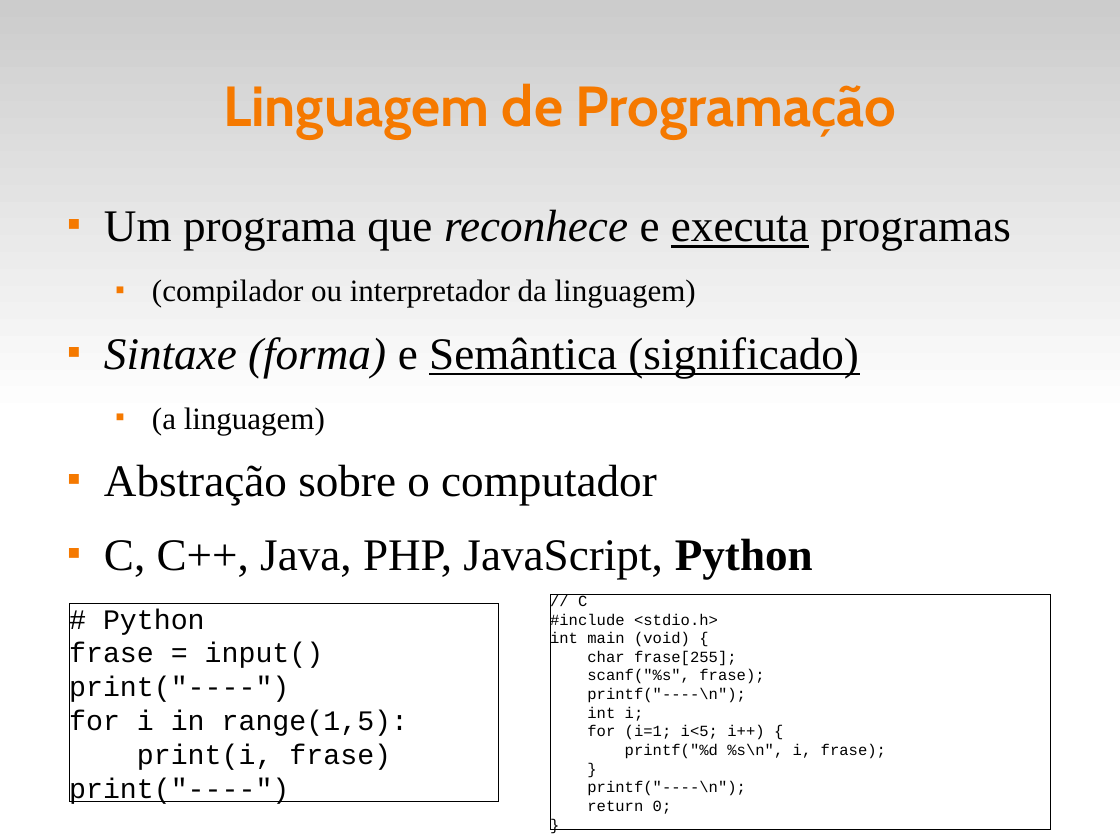
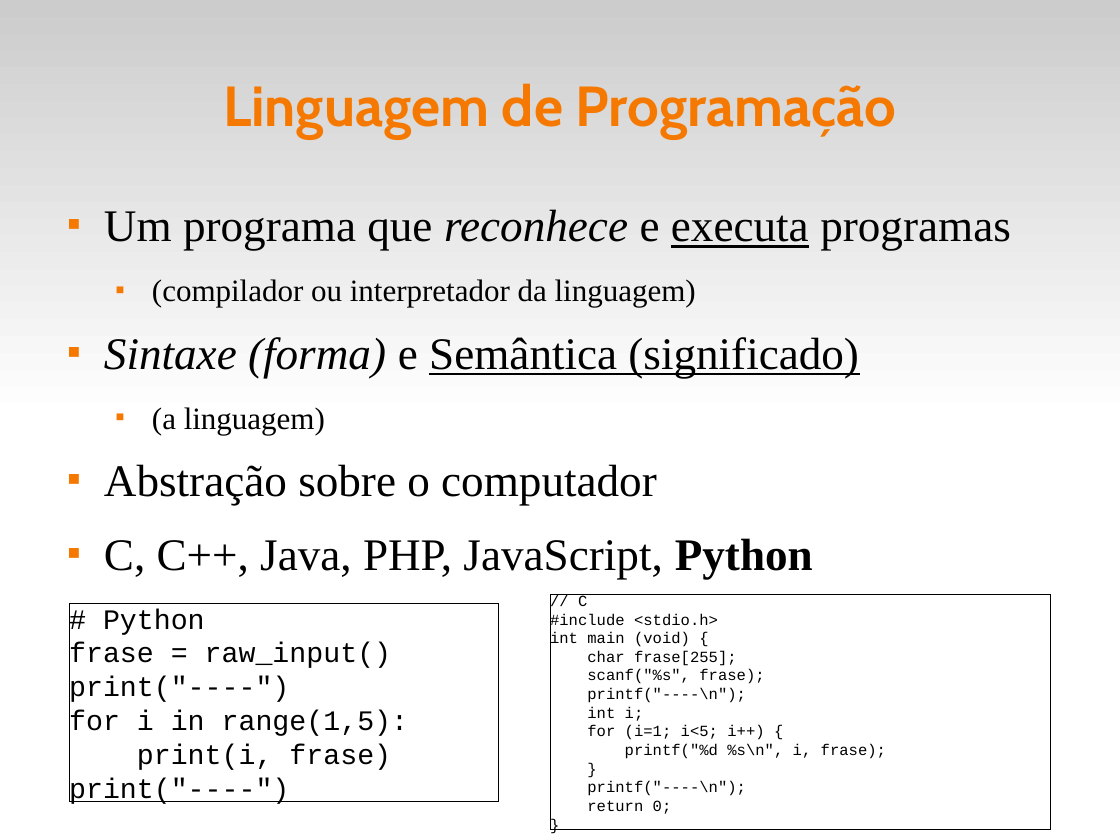
Before and after one commit to fsantanna-uerj/IPD, a slide deck: slide 14 of ipd.odp. Drawn at 1120x840 pixels with LibreOffice and Linux fonts; fonts in the diff are those of the drawing. Boxes give left, top, right and bottom in pixels: in the first picture for what was removed or moved away, otherwise in the second. Text is boxed around its words. In the diff, an @@ line names an element or a change of style, - is before the commit and + after.

```diff
--- a/ipd.odp
+++ b/ipd.odp
@@ text in rectangle at box(69, 642, 391, 670): text changed @@
-frase = input()
+frase = raw_input()
```
Also in this commit, not shown: 4 other slides changed, 1 other file.
